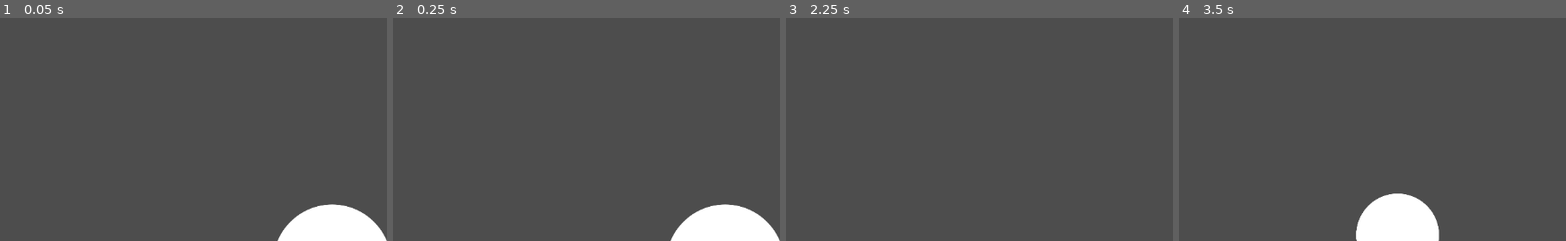
Above: before the commit, frames 1-4 (left to right).
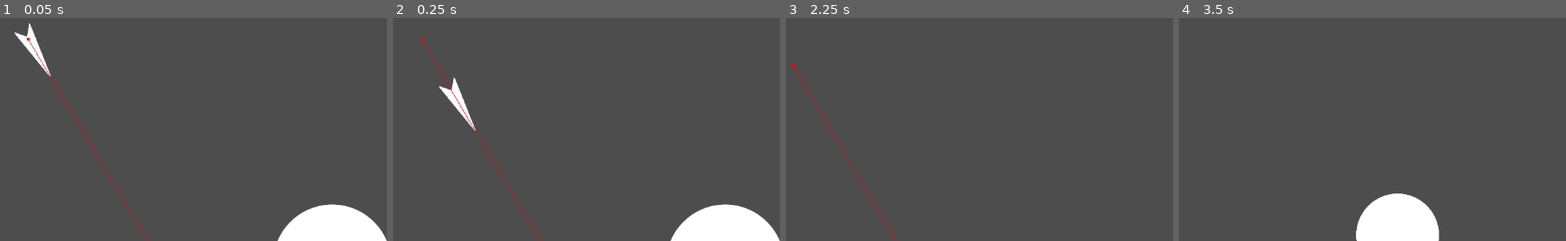
Above: after the commit, the same moments.

Repository: keenas7/arctic-patrol
Game: Godot game, scene res://scenes/main.tscn
Same seed, same stepped clock (60 frames per second), same inputs: the game is played once before the commit and once after it. This scene is started directly instead of the project's main scene.
Inputs (mouse positions are in pixels of both pictures, inside the frame that each line leads up to):
- Up to frame 1 (0.05 s): no input
- Up to frame 2 (0.25 s): no input
- Up to frame 3 (2.25 s): tap Enter (ui_accept) at 0.5, 1.52, 1.55, 1.82, 2 s; move the mouse to (971, 18) at 0.52 s; hold Enter (ui_accept) 0.53-1.28 s; tap R (zoom reset) at 1.25 s; move the mouse to (outside the picture) at 1.27 s; click (outside the picture) at 1.35 s; move the mouse to (outside the picture) at 2.02 s; hold Enter (ui_accept) from 2.03 s (still down); tap Mouse wheel up (zoom in) at 2.1 s
- Up to frame 4 (3.5 s): tap R (zoom reset) at 2.75 s; move the mouse to (outside the picture) at 2.77 s; release Enter (ui_accept) at 2.78 s; tap Mouse wheel down (zoom out) at 2.85 s; tap Enter (ui_accept) at 3.02, 3.05, 3.32 s

The runs differ from the first frame. In frame 1, 0.8% of the frame differs, in the area x 3-39%, y 2-100%; in frame 2, 0.8%, in the area x 6-39%, y 8-100%; in frame 3, 0.3%; in frame 4, nothing differs.

Commit message:
changed script name

Diff:
--- a/u-ottawa-hack/scenes/main.tscn
+++ b/u-ottawa-hack/scenes/main.tscn
@@ -1,12 +1,13 @@
-[gd_scene load_steps=7 format=3 uid="uid://dh3w6gaafq7a3"]
+[gd_scene load_steps=8 format=3 uid="uid://c2wpcvusn42y3"]
 
 [ext_resource type="PackedScene" uid="uid://cu6xaegy8jl26" path="res://Islands/CircleIsland/circle_island.tscn" id="1_sugp2"]
 [ext_resource type="PackedScene" uid="uid://bfybw12ukde7w" path="res://Camera Components/Draggable/DraggableCameraComponent.tscn" id="2_jyhfs"]
 [ext_resource type="PackedScene" uid="uid://cq7551clg4y5v" path="res://Camera Components/Zoom/ZoomCameraComponent.tscn" id="3_tbgi4"]
 [ext_resource type="Script" uid="uid://7oj702flyksh" path="res://UI/ship_port_ui.gd" id="4_jyhfs"]
+[ext_resource type="PackedScene" uid="uid://bemkcqiewooyc" path="res://ship/Ship.tscn" id="5_tbgi4"]
 
 [sub_resource type="NavigationPolygon" id="NavigationPolygon_7mycd"]
-vertices = PackedVector2Array(1326.3516, 444, 1920.7266, -535.6094, 2069.2266, 1494.9063, 1311.5703, 499.1797, 1160.8203, 348.4297, 1120.4297, 388.8203, 598.35156, 360, 583.5703, 304.8203, 1311.5703, 388.8203, 805.5703, 1055.1797, 820.35156, 1000, 1271.1797, 539.5703, 1216, 554.35156, 805.5703, 944.8203, 1160.8203, 539.5703, 765.1797, 904.4297, 1105.6484, 444, 583.5703, 415.1797, 1271.1797, 348.4297, -524.46875, -436.32813, 1216, 333.64844, 543.1797, 264.4297, 488, 249.64844, 1120.4297, 499.1797, 710, 889.64844, 543.1797, 455.5703, 654.8203, 904.4297, 488, 470.35156, 432.8203, 455.5703, 614.4297, 944.8203, -843.2031, 1473.0781, 765.1797, 1095.5703, 432.8203, 264.4297, 392.4297, 304.8203, 377.64844, 360, 392.4297, 415.1797, 599.64844, 1000, 614.4297, 1055.1797, 654.8203, 1095.5703, 710, 1110.3516)
+vertices = PackedVector2Array(1321.3516, 444, 1920.7266, -535.6094, 2069.2266, 1494.9063, 1307.2422, 496.6797, 1163.3203, 352.7578, 1124.7578, 391.3203, 593.35156, 360, 579.2422, 307.3203, 1307.2422, 391.3203, 801.2422, 1052.6797, 815.35156, 1000, 1268.6797, 535.2422, 1216, 549.35156, 801.2422, 947.3203, 1163.3203, 535.2422, 762.6797, 908.7578, 1110.6484, 444, 579.2422, 412.6797, 1268.6797, 352.7578, -524.46875, -436.32813, 1216, 338.64844, 540.6797, 268.7578, 488, 254.64844, 1124.7578, 496.6797, 710, 894.64844, 540.6797, 451.2422, 657.3203, 908.7578, 488, 465.35156, 435.3203, 451.2422, 618.7578, 947.3203, -843.2031, 1473.0781, 762.6797, 1091.2422, 435.3203, 268.7578, 396.7578, 307.3203, 382.64844, 360, 396.7578, 412.6797, 604.64844, 1000, 618.7578, 1052.6797, 657.3203, 1091.2422, 710, 1105.3516)
 polygons = Array[PackedInt32Array]([PackedInt32Array(0, 1, 2, 3), PackedInt32Array(4, 5, 6, 7), PackedInt32Array(1, 0,  …(743 unchanged characters)…
 outlines = Array[PackedVector2Array]([PackedVector2Array(-533, -446, 1930, -546, 2080, 1505, -855, 1483)])
 
@@ -18,6 +19,9 @@
 [node name="NavigationRegion2D" type="NavigationRegion2D" parent="."]
 navigation_polygon = SubResource("NavigationPolygon_7mycd")
 
+[node name="Ship" parent="NavigationRegion2D" node_paths=PackedStringArray("nav_point_debug") instance=ExtResource("5_tbgi4")]
+nav_point_debug = NodePath("../debug nav point")
+
 [node name="Circle Island" parent="NavigationRegion2D" instance=ExtResource("1_sugp2")]
 position = Vector2(488, 360)
 
@@ -26,6 +30,9 @@
 
 [node name="Circle Island3" parent="NavigationRegion2D" instance=ExtResource("1_sugp2")]
 position = Vector2(710, 1000)
+
+[node name="debug nav point" type="Node2D" parent="NavigationRegion2D"]
+position = Vector2(776, 1247)
 
 [node name="Camera2D" type="Camera2D" parent="."]
 
--- a/u-ottawa-hack/ship/Ship.tscn
+++ b/u-ottawa-hack/ship/Ship.tscn
@@ -1,6 +1,6 @@
 [gd_scene load_steps=3 format=3 uid="uid://bemkcqiewooyc"]
 
-[ext_resource type="Script" uid="uid://bput5ar2qox63" path="res://ship/ship_controller.gd" id="1_j84o1"]
+[ext_resource type="Script" uid="uid://bput5ar2qox63" path="res://ship/ship_script.gd" id="1_j84o1"]
 [ext_resource type="Texture2D" uid="uid://dqlrxpx70mkgb" path="res://ship/pointy.png" id="2_65u0o"]
 
 [node name="Ship" type="CharacterBody2D"]
@@ -18,4 +18,4 @@
 
 [node name="CollisionPolygon2D" type="CollisionPolygon2D" parent="."]
 rotation = 1.5707964
-polygon = PackedVector2Array(0, -45, 14, 44, 0, 30, -14, 45)
+polygon = PackedVector2Array(0, -45, 14.000002, 45, 0, 30, -14, 45)
--- a/u-ottawa-hack/ship/ship_controller.gd
+++ b/u-ottawa-hack/ship/ship_script.gd
@@ -8,6 +8,8 @@
 func _ready() -> void:
 	navigator = get_node("NavigationAgent2D")
 	navigator.navigation_finished.connect(onNavComplete)
+	if nav_point_debug:
+		navigator.target_position = nav_point_debug.global_position
 
 func _process(_delta: float) -> void:
 	var pos : Vector2 = navigator.get_next_path_position()
@@ -19,8 +21,7 @@
 		velocity = Vector2.ZERO
 
 	move_and_slide()
-	if navigator.is_navigation_finished():
-		free()
 
 func onNavComplete():
 	print("done")
+	queue_free()
Renamed: u-ottawa-hack/ship/ship_controller.gd.uid -> u-ottawa-hack/ship/ship_script.gd.uid
